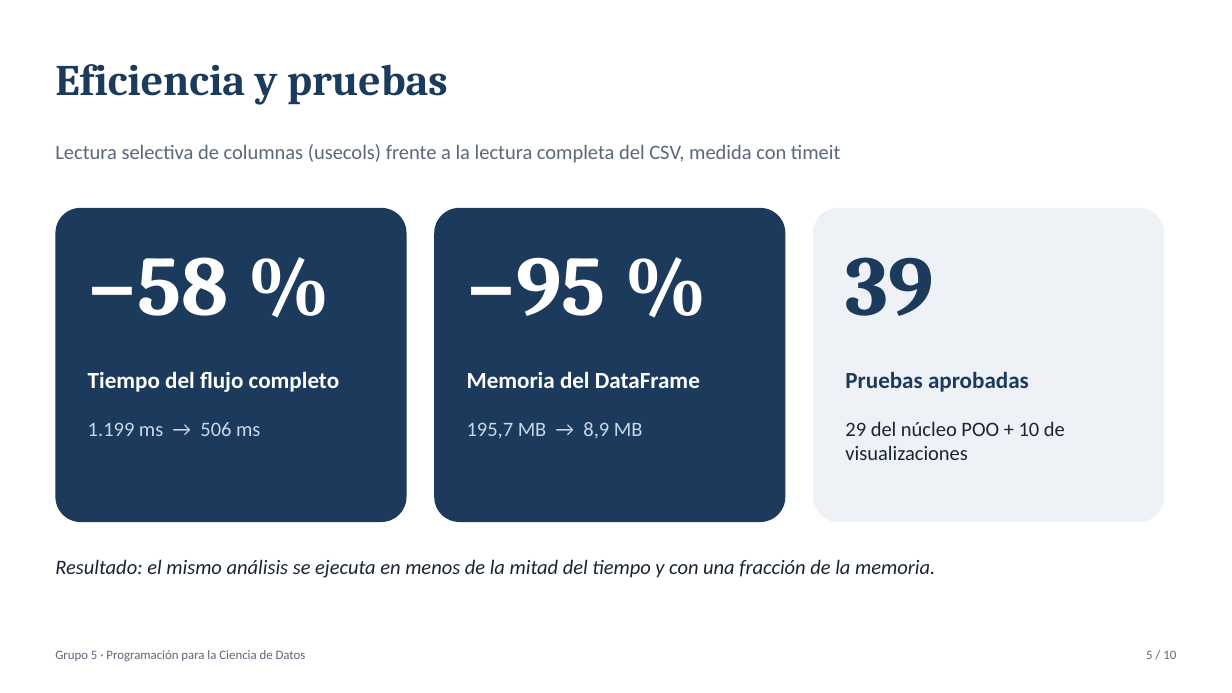
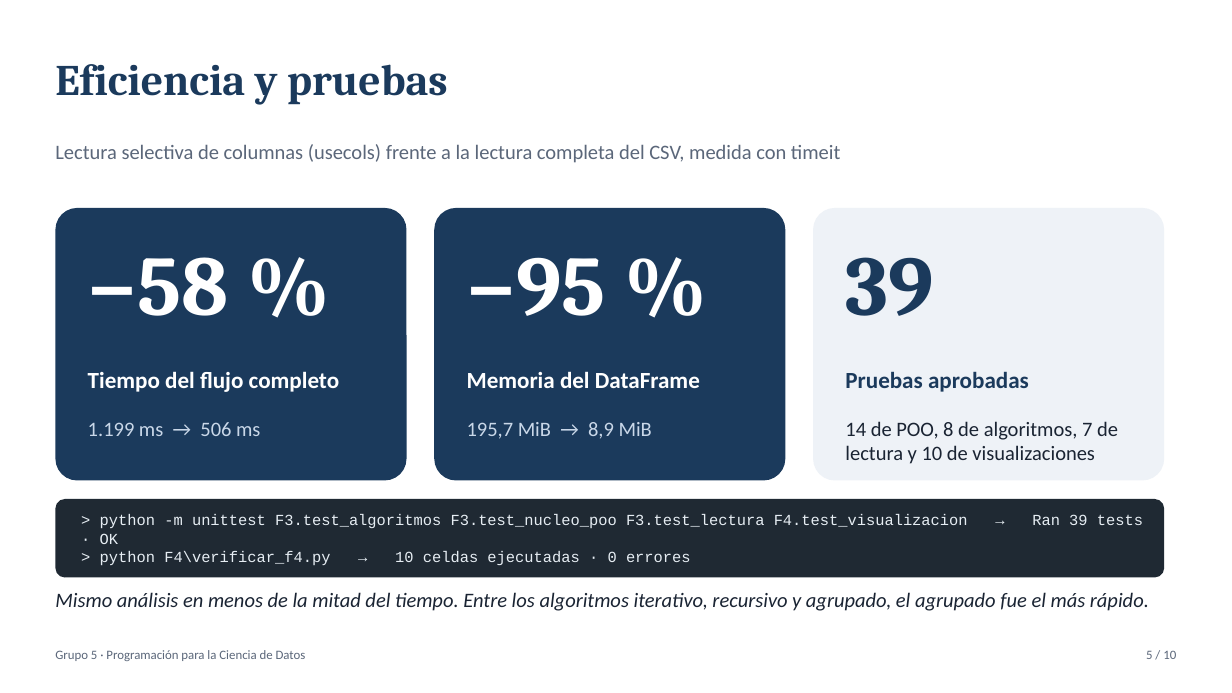
Before and after one commit to vbravo29/mcdi500-licitaciones-salud, a slide deck: slide 5 of docs/presentacion_f4_grupo_5.pptx. Drawn at 1232x693 pixels with LibreOffice and Linux fonts; fonts in the diff are those of the drawing. Boxes give left, top, right and bottom in pixels: in the first picture for what was removed or moved away, otherwise in the second. Text is boxed around its words. In the diff, an @@ line names an element or a change of style, - is before the commit and + after.

```diff
--- a/docs/presentacion_f4_grupo_5.pptx
+++ b/docs/presentacion_f4_grupo_5.pptx
@@ rounded rectangle: place and size @@
-rounded rectangle at <box>55,208,407,522</box>
+rounded rectangle at <box>55,208,407,481</box>
@@ rounded rectangle: place and size @@
-rounded rectangle at <box>434,208,786,522</box>
+rounded rectangle at <box>434,208,786,481</box>
@@ rounded rectangle: place and size @@
-rounded rectangle at <box>813,208,1165,522</box>
+rounded rectangle at <box>813,208,1165,481</box>
@@ text at <box>467,422,652,439</box>: text changed @@
-195,7 MB → 8,9 MB
+195,7 MiB → 8,9 MiB
@@ text at <box>845,421,1118,464</box>: text changed @@
-29 del núcleo POO + 10 de visualizaciones
+14 de POO, 8 de algoritmos, 7 de lectura y 10 de visualizaciones
@@ rounded rectangle added at <box>55,499,1165,578</box>, fill #1F2933, 12 pt, text #E6EDF3 @@
+> python -m unittest F3.test_algoritmos F3.test_nucleo_poo F3.test_lectura F4.test_visualizacion → Ran 39 tests · OK
+> python F4\verificar_f4.py → 10 celdas ejecutadas · 0 errores
@@ text at <box>55,592,1149,611</box>: text changed @@
-Resultado: el mismo análisis se ejecuta en menos de la mitad del tiempo y con una fracción de la memoria.
+Mismo análisis en menos de la mitad del tiempo. Entre los algoritmos iterativo, recursivo y agrupado, el agrupado fue el más rápido.
```
Also in this commit, not shown: 5 other slides changed, 3 other files.
